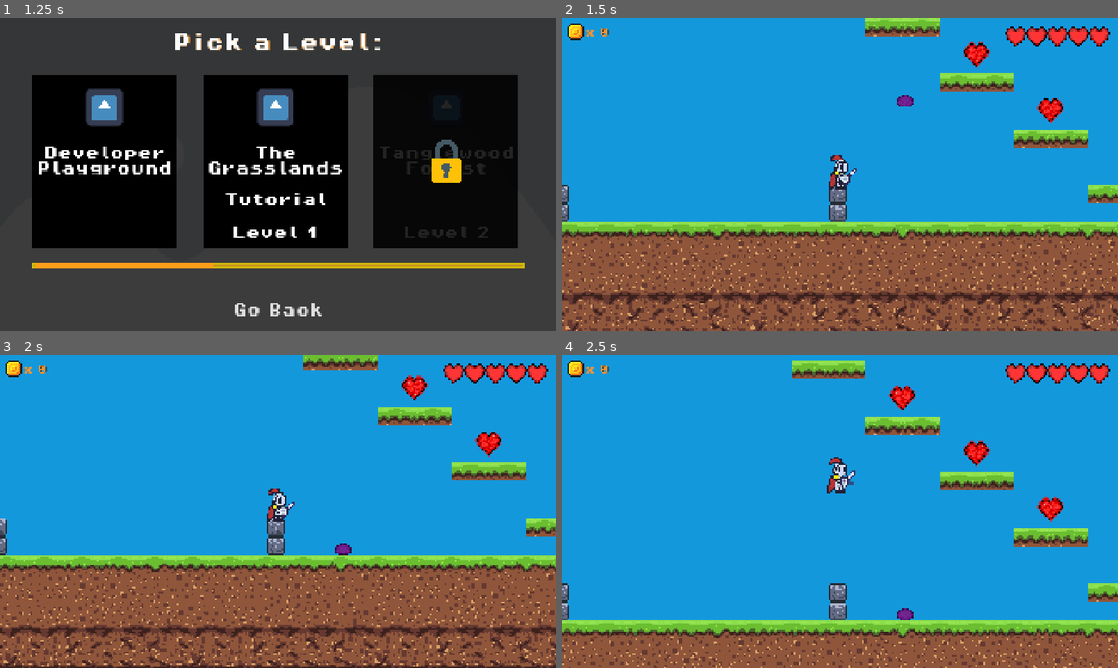
Above: before the commit, frames 1-4 (two rows, left to right).
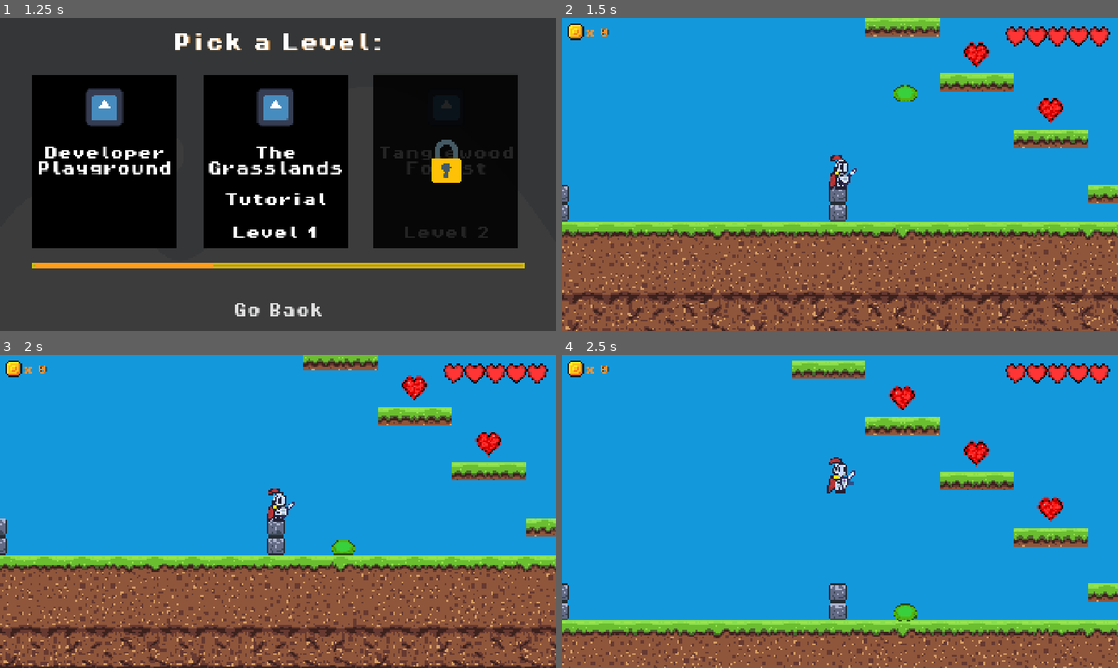
Above: after the commit, the same moments.

Repository: MarcusFDev/2d-action-rpg
Game: Godot game, scene res://scenes/ui/main_menu.tscn
The game is run twice, just before and just after one commit, with the same random seed, the same clock (stepped at 60 frames per second) and the same inputs. The engine's default icon, where the game draws it, is replaced by a stand-in: a white triangle on a blue panel in a dark square.
Inputs (mouse positions are in pixels of both pictures, inside the frame that each line leads up to):
- Up to frame 1 (1.25 s): click "Play" at 0.5 s
- Up to frame 2 (1.5 s): click "Developer Playground" at 1.25 s
- Up to frame 3 (2 s): no input
- Up to frame 4 (2.5 s): tap Enter at 2 s; move the mouse to (962, 495) at 2.02 s; hold Up (ui_up) from 2.03 s (still down); tap Space (jump) at 2.1, 2.27 s; click (962, 495) at 2.17 s

Frame 1 is identical in both runs. In frame 2, 0.2% of the frame differs, in the area x 59-64%, y 21-29%; in frame 3, 0.2%; in frame 4, 0.2%.

Commit message:
Add: BehaviorTree tree structure & blackboard to BoomSlime.

Diff:
--- a/game/scenes/enemies/boom_slime.tscn
+++ b/game/scenes/enemies/boom_slime.tscn
@@ -1,13 +1,40 @@
-[gd_scene load_steps=16 format=3 uid="uid://c7gvf6d2ofd3d"]
+[gd_scene load_steps=40 format=3 uid="uid://c7gvf6d2ofd3d"]
 
 [ext_resource type="Script" uid="uid://djxs0565osbkq" path="res://scripts/enemies/boom_slime.gd" id="1_eo3gx"]
 [ext_resource type="Texture2D" uid="uid://6fe2cx8btcng" path="res://assets/sprites/enemies/boom_slime/boom-slime-idle.png" id="1_oggdf"]
+[ext_resource type="Texture2D" uid="uid://b0c4p7qgu22yt" path="res://assets/sprites/enemies/slime/slime-fall.png" id="2_aolva"]
 [ext_resource type="PackedScene" uid="uid://bg7nrwxlpxf3p" path="res://scenes/core/base_damage_zone.tscn" id="2_b7oqg"]
 [ext_resource type="Script" uid="uid://bcoqv8smpfvig" path="res://scripts/states/state_machines/state_machine.gd" id="3_c5vq7"]
+[ext_resource type="Script" uid="uid://djggnrm5rxac8" path="res://scripts/behavior_tree/behaviortree.gd" id="4_10l0i"]
+[ext_resource type="Texture2D" uid="uid://cmiijc04jyy37" path="res://assets/sprites/enemies/slime/slime-patrol.png" id="4_dj48x"]
 [ext_resource type="Script" uid="uid://ct14p13yajhmc" path="res://scripts/states/generic_states/idle_state.gd" id="4_eo3gx"]
+[ext_resource type="Script" uid="uid://boluvm00k7dyt" path="res://scripts/behavior_tree/blackboard.gd" id="4_l43vb"]
+[ext_resource type="Script" uid="uid://bj4a373s7ooyk" path="res://scripts/behavior_tree/bt_selector.gd" id="5_l43vb"]
 [ext_resource type="Script" uid="uid://dl4e74spycbcb" path="res://scripts/states/generic_states/move_state.gd" id="5_pyuen"]
+[ext_resource type="Script" uid="uid://dye5xmtdk3w5l" path="res://scripts/behavior_tree/bt_sequence.gd" id="6_8vynx"]
 [ext_resource type="Script" uid="uid://ccjqnofia5vo0" path="res://scripts/states/generic_states/jump_state.gd" id="6_r8tp6"]
+[ext_resource type="Script" uid="uid://c00v8xtua7qdr" path="res://scripts/behavior_tree/bt_condition.gd" id="7_aolva"]
+[ext_resource type="Script" uid="uid://njtfdxwshymo" path="res://scripts/behavior_tree/bt_action.gd" id="8_dj48x"]
 [ext_resource type="Script" uid="uid://clv1jjvxgs12w" path="res://scripts/states/generic_states/fall_state.gd" id="8_eo3gx"]
+[ext_resource type="Script" uid="uid://dvj15x0yx6poy" path="res://scripts/components/ground_check_component.gd" id="17_dj48x"]
+[ext_resource type="Script" uid="uid://c5ae5naepgxn2" path="res://scripts/components/gravity_component.gd" id="18_2cunx"]
+[ext_resource type="Script" uid="uid://d2ncc58simucl" path="res://scripts/components/direction_flip_component.gd" id="19_vqnqe"]
+
+[sub_resource type="AtlasTexture" id="AtlasTexture_2cunx"]
+atlas = ExtResource("2_aolva")
+region = Rect2(0, 0, 32, 38)
+
+[sub_resource type="AtlasTexture" id="AtlasTexture_vqnqe"]
+atlas = ExtResource("2_aolva")
+region = Rect2(32, 0, 32, 38)
+
+[sub_resource type="AtlasTexture" id="AtlasTexture_seh1n"]
+atlas = ExtResource("2_aolva")
+region = Rect2(64, 0, 32, 38)
+
+[sub_resource type="AtlasTexture" id="AtlasTexture_mlhg4"]
+atlas = ExtResource("2_aolva")
+region = Rect2(96, 0, 32, 38)
 
 [sub_resource type="AtlasTexture" id="AtlasTexture_tm751"]
 atlas = ExtResource("1_oggdf")
@@ -25,8 +52,61 @@
 atlas = ExtResource("1_oggdf")
 region = Rect2(96, 0, 32, 32)
 
+[sub_resource type="AtlasTexture" id="AtlasTexture_asjr7"]
+atlas = ExtResource("4_dj48x")
+region = Rect2(0, 0, 32, 32)
+
+[sub_resource type="AtlasTexture" id="AtlasTexture_xcak5"]
+atlas = ExtResource("4_dj48x")
+region = Rect2(32, 0, 32, 32)
+
+[sub_resource type="AtlasTexture" id="AtlasTexture_6dx5s"]
+atlas = ExtResource("4_dj48x")
+region = Rect2(64, 0, 32, 32)
+
+[sub_resource type="AtlasTexture" id="AtlasTexture_gym6j"]
+atlas = ExtResource("4_dj48x")
+region = Rect2(96, 0, 32, 32)
+
+[sub_resource type="AtlasTexture" id="AtlasTexture_fjkka"]
+atlas = ExtResource("4_dj48x")
+region = Rect2(128, 0, 32, 32)
+
+[sub_resource type="AtlasTexture" id="AtlasTexture_go4ac"]
+atlas = ExtResource("4_dj48x")
+region = Rect2(160, 0, 32, 32)
+
+[sub_resource type="AtlasTexture" id="AtlasTexture_if55m"]
+atlas = ExtResource("4_dj48x")
+region = Rect2(192, 0, 32, 32)
+
+[sub_resource type="AtlasTexture" id="AtlasTexture_fi4r0"]
+atlas = ExtResource("4_dj48x")
+region = Rect2(224, 0, 32, 32)
+
+[sub_resource type="AtlasTexture" id="AtlasTexture_y3vq5"]
+atlas = ExtResource("4_dj48x")
+region = Rect2(256, 0, 32, 32)
+
 [sub_resource type="SpriteFrames" id="SpriteFrames_eo3gx"]
 animations = [{
+"frames": [{
+"duration": 1.0,
+"texture": SubResource("AtlasTexture_2cunx")
+}, {
+"duration": 1.0,
+"texture": SubResource("AtlasTexture_vqnqe")
+}, {
+"duration": 1.0,
+"texture": SubResource("AtlasTexture_seh1n")
+}, {
+"duration": 1.0,
+"texture": SubResource("AtlasTexture_mlhg4")
+}],
+"loop": true,
+"name": &"slime_fall",
+"speed": 5.0
+}, {
 "frames": [{
 "duration": 1.0,
 "texture": SubResource("AtlasTexture_tm751")
@@ -43,6 +123,38 @@
 "loop": true,
 "name": &"slime_idle",
 "speed": 4.0
+}, {
+"frames": [{
+"duration": 1.0,
+"texture": SubResource("AtlasTexture_asjr7")
+}, {
+"duration": 1.0,
+"texture": SubResource("AtlasTexture_xcak5")
+}, {
+"duration": 1.0,
+"texture": SubResource("AtlasTexture_6dx5s")
+}, {
+"duration": 1.0,
+"texture": SubResource("AtlasTexture_gym6j")
+}, {
+"duration": 1.0,
+"texture": SubResource("AtlasTexture_fjkka")
+}, {
+"duration": 1.0,
+"texture": SubResource("AtlasTexture_go4ac")
+}, {
+"duration": 1.0,
+"texture": SubResource("AtlasTexture_if55m")
+}, {
+"duration": 1.0,
+"texture": SubResource("AtlasTexture_fi4r0")
+}, {
+"duration": 1.0,
+"texture": SubResource("AtlasTexture_y3vq5")
+}],
+"loop": true,
+"name": &"slime_patrol",
+"speed": 10.0
 }]
 
 [sub_resource type="RectangleShape2D" id="RectangleShape2D_pyuen"]
@@ -85,35 +197,104 @@
 scale = Vector2(0.671875, 0.671875)
 shape = SubResource("RectangleShape2D_r8tp6")
 
-[node name="StateMachine" type="Node" parent="." node_paths=PackedStringArray("starting_state")]
+[node name="EnemyAI" type="Node" parent="."]
+
+[node name="BehaviorTree" type="Node" parent="EnemyAI"]
+script = ExtResource("4_10l0i")
+blackboard_node_path = NodePath("../BlackBoard")
+actor_node_path = NodePath("../..")
+
+[node name="BTSelector(Mobility)" type="Node" parent="EnemyAI/BehaviorTree"]
+script = ExtResource("5_l43vb")
+
+[node name="BTSequence(Fall)" type="Node" parent="EnemyAI/BehaviorTree/BTSelector(Mobility)"]
+script = ExtResource("6_8vynx")
+
+[node name="BTCondition(IfNotGrounded)" type="Node" parent="EnemyAI/BehaviorTree/BTSelector(Mobility)/BTSequence(Fall)"]
+script = ExtResource("7_aolva")
+condition_key = "is_grounded"
+expected_value = false
+
+[node name="BTAction(ChangeToFall)" type="Node" parent="EnemyAI/BehaviorTree/BTSelector(Mobility)/BTSequence(Fall)" node_paths=PackedStringArray("target_state_node")]
+script = ExtResource("8_dj48x")
+target_state_node = NodePath("../../../../StateMachine/FallState")
+
+[node name="BTSequence(Patrol)" type="Node" parent="EnemyAI/BehaviorTree/BTSelector(Mobility)"]
+script = ExtResource("6_8vynx")
+
+[node name="BTCondition(IfCanPatrol)" type="Node" parent="EnemyAI/BehaviorTree/BTSelector(Mobility)/BTSequence(Patrol)"]
+script = ExtResource("7_aolva")
+condition_key = "can_patrol"
+expected_value = false
+
+[node name="BTAction(ChangeToPatrol)" type="Node" parent="EnemyAI/BehaviorTree/BTSelector(Mobility)/BTSequence(Patrol)" node_paths=PackedStringArray("target_state_node")]
+script = ExtResource("8_dj48x")
+target_state_node = NodePath("../../../../StateMachine/PatrolState")
+
+[node name="BTSequence(Idle)" type="Node" parent="EnemyAI/BehaviorTree/BTSelector(Mobility)"]
+script = ExtResource("6_8vynx")
+
+[node name="BTCondition(IfCanIdle)" type="Node" parent="EnemyAI/BehaviorTree/BTSelector(Mobility)/BTSequence(Idle)"]
+script = ExtResource("7_aolva")
+condition_key = "can_idle"
+expected_value = false
+
+[node name="BTAction(ChangeToIdle)" type="Node" parent="EnemyAI/BehaviorTree/BTSelector(Mobility)/BTSequence(Idle)" node_paths=PackedStringArray("target_state_node")]
+script = ExtResource("8_dj48x")
+target_state_node = NodePath("../../../../StateMachine/IdleState")
+
+[node name="BlackBoard" type="Node" parent="EnemyAI"]
+script = ExtResource("4_l43vb")
+
+[node name="StateMachine" type="Node" parent="EnemyAI" node_paths=PackedStringArray("starting_state")]
 script = ExtResource("3_c5vq7")
 starting_state = NodePath("IdleState")
 
-[node name="IdleState" type="Node" parent="StateMachine" node_paths=PackedStringArray("next_state", "fall_state")]
+[node name="IdleState" type="Node" parent="EnemyAI/StateMachine" node_paths=PackedStringArray("next_state", "fall_state")]
 script = ExtResource("4_eo3gx")
 idle_animation = "slime_idle"
 next_state = NodePath(".")
 fall_state = NodePath("../FallState")
 use_idle_timer = true
 
-[node name="PatrolState" type="Node" parent="StateMachine" node_paths=PackedStringArray("fall_state", "idle_state")]
+[node name="PatrolState" type="Node" parent="EnemyAI/StateMachine" node_paths=PackedStringArray("fall_state", "idle_state")]
 script = ExtResource("5_pyuen")
-move_animation = "slime_idle"
+move_animation = "slime_patrol"
 move_speed = 40.0
 use_direction_flip = true
 fall_state = NodePath("../FallState")
 idle_state = NodePath("../IdleState")
 use_idle_timer = true
-raycast_right_path = NodePath("../../RayCastRight")
-raycast_left_path = NodePath("../../RayCastLeft")
-
-[node name="JumpState" type="Node" parent="StateMachine" node_paths=PackedStringArray("next_state", "fall_state")]
+raycast_right_path = NodePath("../../../RayCastRight")
+raycast_left_path = NodePath("../../../RayCastLeft")
+
+[node name="JumpState" type="Node" parent="EnemyAI/StateMachine" node_paths=PackedStringArray("next_state", "fall_state")]
 script = ExtResource("6_r8tp6")
 use_internal_logic = false
 jump_animation = "slime_idle"
 next_state = NodePath("../IdleState")
 fall_state = NodePath("../FallState")
 
-[node name="FallState" type="Node" parent="StateMachine"]
+[node name="FallState" type="Node" parent="EnemyAI/StateMachine"]
 script = ExtResource("8_eo3gx")
-fall_animation = "slime_idle"
+fall_animation = "slime_fall"
+enable_debug = true
+
+[node name="Components" type="Node" parent="EnemyAI"]
+
+[node name="HealthComponent" type="Node" parent="EnemyAI/Components"]
+
+[node name="GroundCheckComponent" type="Node" parent="EnemyAI/Components"]
+script = ExtResource("17_dj48x")
+actor_path = NodePath("../../..")
+blackboard_path = NodePath("../../BlackBoard")
+
+[node name="GravityComponent" type="Node" parent="EnemyAI/Components"]
+script = ExtResource("18_2cunx")
+actor_path = NodePath("../../..")
+blackboard_path = NodePath("../../BlackBoard")
+
+[node name="DirectionFlipComponent" type="Node" parent="EnemyAI/Components"]
+script = ExtResource("19_vqnqe")
+actor_path = NodePath("../../..")
+animations_path = NodePath("../../../Animations")
--- a/game/scripts/enemies/boom_slime.gd
+++ b/game/scripts/enemies/boom_slime.gd
@@ -1,22 +1,25 @@
 extends CharacterBody2D
 
 @onready var animations: AnimatedSprite2D = $Animations
-@onready var state_machine: Node = $StateMachine
-@onready var idle_state: IdleState = $StateMachine/IdleState
-@onready var patrol_state: MoveState = $StateMachine/PatrolState
-@onready var jump_state: JumpState = $StateMachine/JumpState
-@onready var fall_state: FallState = $StateMachine/FallState
+@onready var state_machine: Node = $EnemyAI/StateMachine
+@onready var idle_state: IdleState = $EnemyAI/StateMachine/IdleState
+@onready var patrol_state: MoveState = $EnemyAI/StateMachine/PatrolState
+@onready var jump_state: JumpState = $EnemyAI/StateMachine/JumpState
+@onready var fall_state: FallState = $EnemyAI/StateMachine/FallState
+@onready var bb: Node = $EnemyAI/BlackBoard
 
 var patrol_direction: int = 1
 
 func _ready() -> void:
 	_setup_states()
+	_setup_blackboard()
 	state_machine.init(self, animations)
-	call_deferred("_post_ready_check")
 
-func _post_ready_check() -> void:
-	if not is_on_floor():
-		state_machine.change_state(fall_state)
+func _setup_blackboard() -> void:
+	bb.set_value("fsm", state_machine)
+	bb.set_value("is_grounded", false)
+	bb.set_value("can_patrol", true)
+	bb.set_value("can_idle", true)
 
 func _setup_states() -> void:
 	_idle_state()
@@ -25,16 +28,13 @@
 	_fall_state()
 
 func _idle_state() -> void:
-	idle_state.enter_callback = func() -> void:
-		idle_state.set_direction()
+	pass
 
 func _patrol_state() -> void:
-	patrol_state.enter_callback = func() -> void:
-		animations.flip_h = patrol_state.direction < 0
+	pass
 
 func _jump_state() -> void:
-	jump_state.enter_callback = func() -> void:
-		pass
+	pass
 
 func _fall_state() -> void:
 	pass
